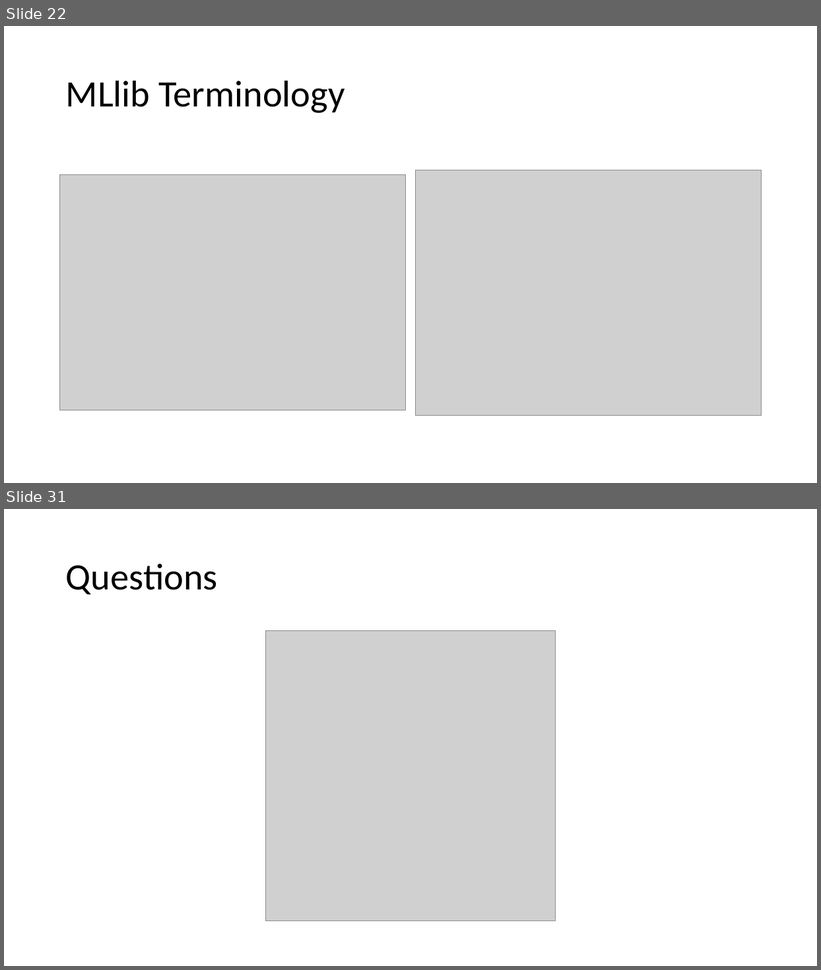
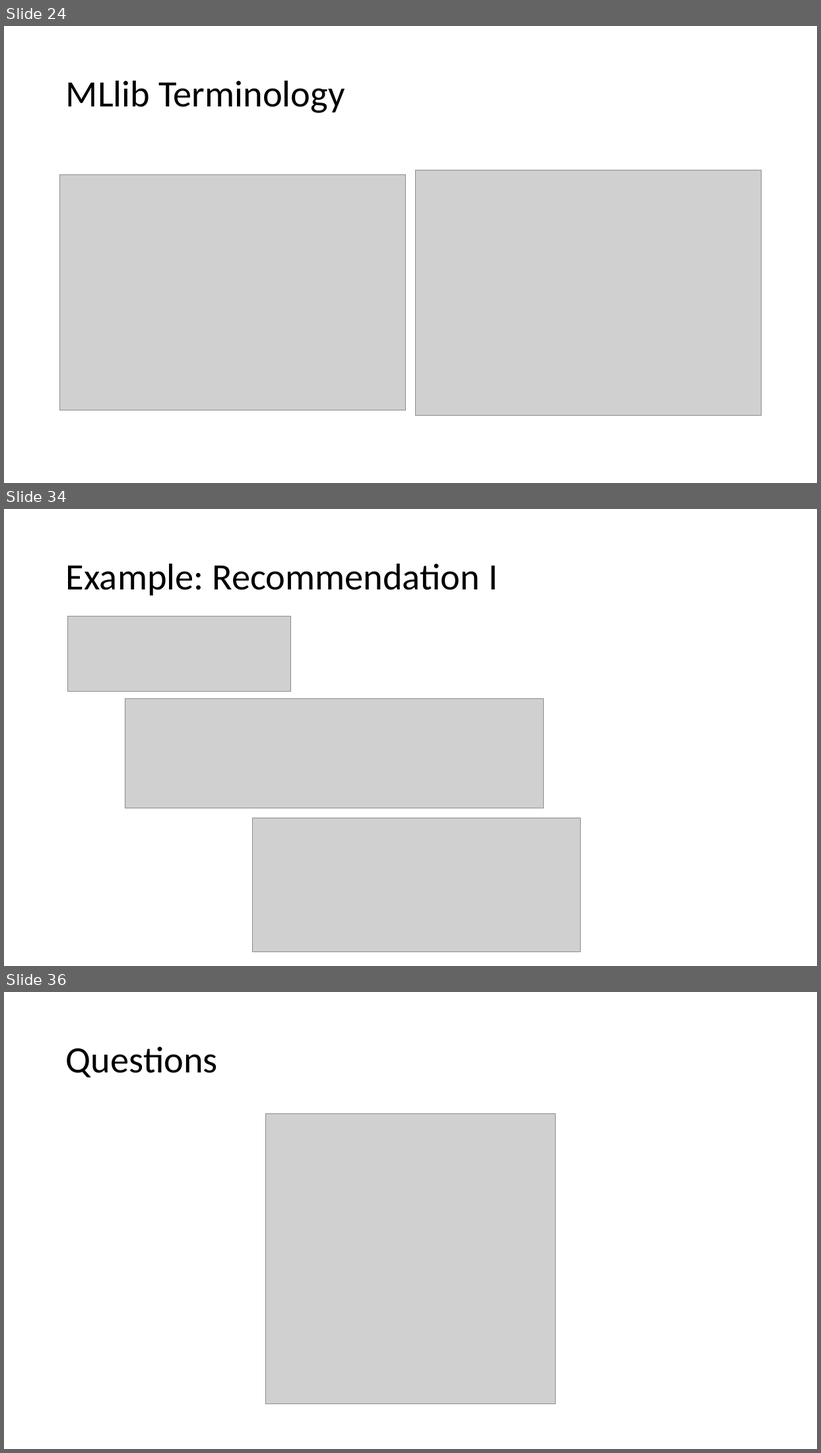
Before and after one commit to Azure-Bootcamp-Troy/GettingStartedMLSparkHDInsight, a slide deck: Getting Started with ML with Spark on HDInsight.pptx. Shown one above the other, each under a label of ours: slides 22 and 31 before the commit, slides 24, 34 and 36 after it; the slides between them are not shown. The pictures are 821x970 and 821x1453 pixels, drawn with LibreOffice and Linux fonts; fonts in the diff are those of the drawing; grey boxes stand for pictures. Boxes give left, top, right and bottom in pixels: in the first picture for what was removed or moved away, otherwise in the second. Text is boxed around its words. In the diff, an @@ line names an element or a change of style, - is before the commit and + after.

```diff
--- a/Getting Started with ML with Spark on HDInsight.pptx
+++ b/Getting Started with ML with Spark on HDInsight.pptx
@@ slide 34 added at bbox=[4, 509, 817, 966], background #FFFFFF @@
@@ title added at bbox=[66, 563, 498, 595], 44 pt, text #000000 @@
+Example: Recommendation I
@@ picture added at bbox=[67, 616, 290, 691] @@
@@ picture added at bbox=[125, 698, 544, 809] @@
@@ picture added at bbox=[252, 819, 581, 953] @@
@@ what was slide 22 is now slide 24 @@
@@ what was slide 31 is now slide 36 @@
```
Also in this commit, not shown: 10 slides changed, 4 other slides added, 1 other file.
